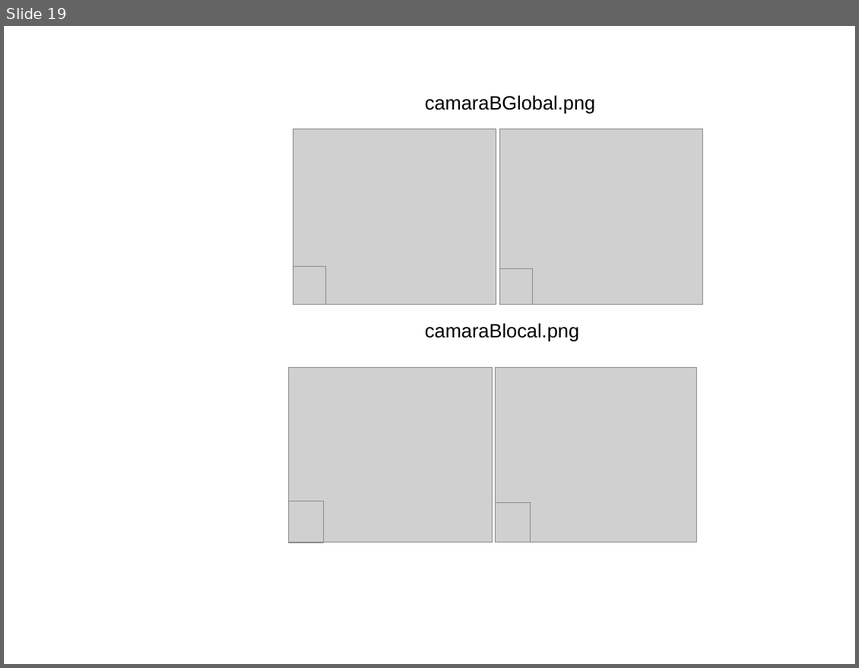
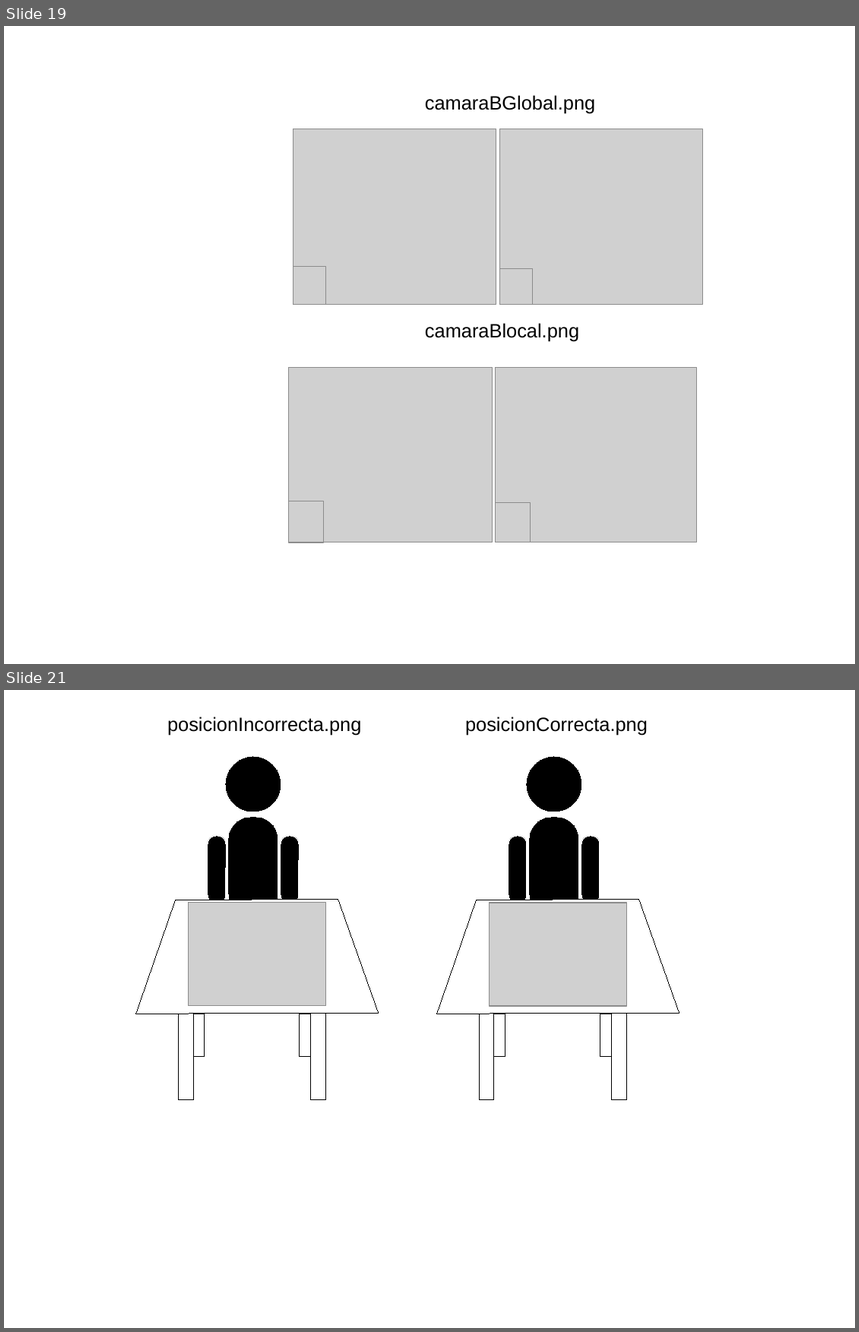
Before and after one commit to yadyguitar/Tesis, a slide deck: documentación/tesis/Diagramas.odp. Shown one above the other, each under a label of ours: slide 19 before the commit, slides 19 and 21 after it; the slides between them are not shown. The pictures are 859x668 and 859x1332 pixels, drawn with LibreOffice and Linux fonts; fonts in the diff are those of the drawing; grey boxes stand for pictures. Boxes give left, top, right and bottom in pixels: in the first picture for what was removed or moved away, otherwise in the second. Text is boxed around its words. In the diff, an @@ line names an element or a change of style, - is before the commit and + after.

```diff
--- a/documentación/tesis/Diagramas.odp
+++ b/documentación/tesis/Diagramas.odp
@@ slide 21 added at [4,690,855,1328], background #FFFFFF @@
@@ text added at [167,717,361,735], 18 pt, text #000000 @@
+posicionIncorrecta.png
@@ text added at [465,717,648,735], 18 pt, text #000000 @@
+posicionCorrecta.png
@@ group added at [208,757,299,1013]: 4 freeform shapes, 1 ellipse @@
@@ group added at [509,757,601,1013]: 4 freeform shapes, 1 ellipse @@
@@ group added at [136,900,379,1100]: 4 rectangles, 1 freeform shape @@
@@ picture added at [189,904,326,1007] @@
@@ group added at [436,900,680,1100]: 4 rectangles, 1 freeform shape @@
@@ picture added at [489,904,626,1007] @@
```
Also in this commit, not shown: 1 slide changed, 1 other slide added, 5 other files.
